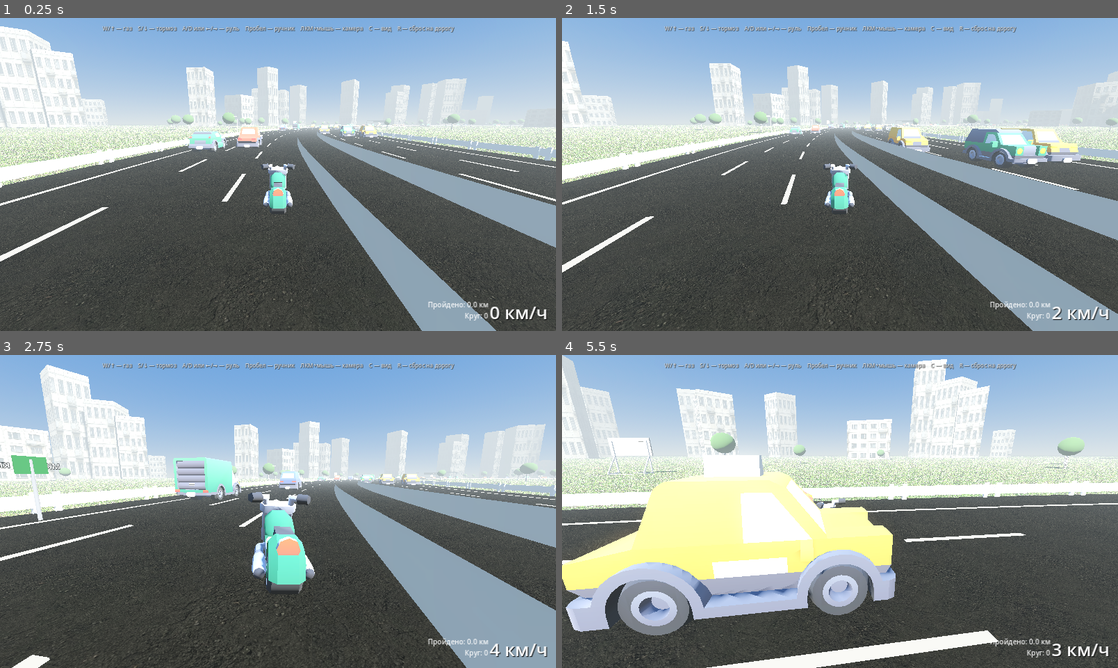
Above: before the commit, frames 1-4 (two rows, left to right).
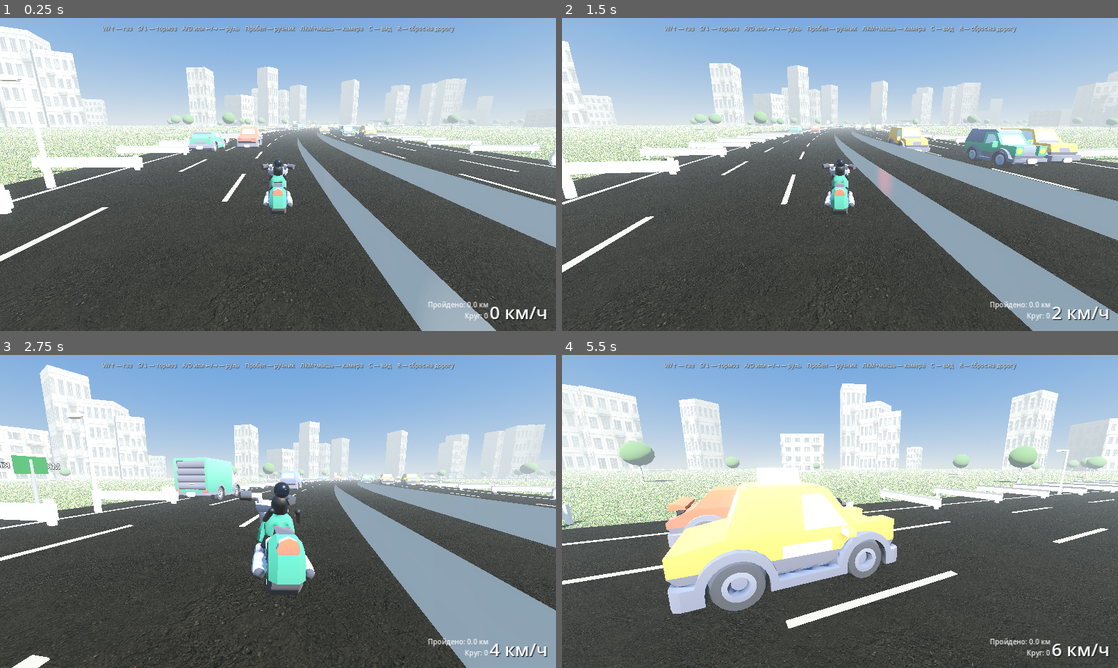
Above: after the commit, the same moments.

Repository: Korimuspast1/pr
Game: Godot game, scene res://scenes/Main.tscn
Same seed, same stepped clock (60 frames per second), same inputs: the game is played once before the commit and once after it.
Inputs (mouse positions are in pixels of both pictures, inside the frame that each line leads up to):
- Up to frame 1 (0.25 s): no input
- Up to frame 2 (1.5 s): move the mouse to (962, 158) at 0.52 s; press the mouse at (962, 158) at 0.53 s; hold Right (steer_right) 0.53-1.28 s; move the mouse to (728, 190) at 1.27 s; release the mouse at (728, 190) at 1.28 s; hold Down (brake) from 1.28 s (still down); tap Up (throttle) at 1.35 s
- Up to frame 3 (2.75 s): move the mouse to (333, 442) at 2.02 s; release Down (brake) at 2.03 s; hold Right (steer_right) from 2.03 s (still down); tap C (toggle_camera) at 2.1 s
- Up to frame 4 (5.5 s): move the mouse to (812, 574) at 2.77 s; click (812, 574) at 2.85 s; move the mouse to (1006, 558) at 3.52 s; release Right (steer_right) at 3.53 s; hold Up (throttle) 3.53-4.28 s; hold Left (steer_left) 3.53-5.03 s; move the mouse to (673, 464) at 4.27 s; tap C (toggle_camera) at 4.35 s; move the mouse to (867, 511) at 5.02 s; press the mouse at (867, 511) at 5.03 s; hold Down (brake) from 5.03 s (still down)

The runs differ from the first frame. In frame 1, 2.3% of the frame differs, in the area x 0-100%, y 18-63%; in frame 2, 2.0%; in frame 3, 2.6%; in frame 4, 43%, in the area x 0-100%, y 0-100%.
Error before the commit: Cannot call method 'get_node' on a null value. (res://scripts/motorcycle.gd:87)

Commit message:
Fix runtime errors + all editor warnings from Godot 4.7.2 output panel
Errors (crash-level):
- motorcycle.gd _build_model(): get_node("wheel-back"/"wheel-front"/"body")
  failed because Godot's glTF importer wraps the model in an extra root
  node named after the glTF scene ("vehicle-motorcycle"), so those nodes
  are one level deeper than a direct child lookup expects. Switched to
  find_child(..., recursive=true, owned=false) which finds them regardless
  of nesting depth, plus null-safe stub-node fallbacks so a future import
  format change degrades gracefully instead of crashing with
  'Cannot call method get_node on a null value'.
- road_builder.gd _load_asset_mesh(): reading mi.global_transform on a
  PackedScene instance that was never added to the scene tree hit Godot's
  '!is_inside_tree()' guard and silently returned identity, logged as an
  error. Replaced with a manual _local_transform_between() that composes
  the local .transform of each Node3D up the parent chain, which works
  without the node being in the tree.

Warnings (from the Godot 'Ошибки' panel):
- game_manager.gd: removed 'static' from ring_point/ring_tangent/angle_of/
  radius_of — they are only ever called through the Game autoload
  instance, which Godot flags as 'static function ... called from an
  instance'.
- road_builder.gd: renamed 4 local 'basis' variables that shadowed the
  built-in Node3D.basis property, renamed local 'sign' (shadowed the
  built-in sign() function) to 'sign_mesh', removed the unused 'light_mat'
  and 'radial' locals.
- main.gd: unused _spawn_camera parameter renamed to _player.
- motorcycle.gd: unused _build_rider parameter renamed to _mat_seat.

Re-verified: gdlint now reports 0 unused-argument / static-call findings
(only pre-existing style-only line-length/definition-order items remain,
which are not things Godot's own editor/parser flags); manual audit of
balanced brackets/braces across all 7 .gd files passed.

Co-authored-by: arena-agent <297053741+arena-agent@users.noreply.github.com>

Diff:
--- a/mkad_moto_game/scripts/game_manager.gd
+++ b/mkad_moto_game/scripts/game_manager.gd
@@ -39,21 +39,21 @@
 # ---------------------------------------------------------------------------
 
 ## Точка на окружности заданного радиуса под углом theta (XZ-плоскость).
-static func ring_point(theta: float, radius: float) -> Vector3:
+func ring_point(theta: float, radius: float) -> Vector3:
 	return Vector3(cos(theta) * radius, 0.0, sin(theta) * radius)
 
 ## Касательная (направление движения) в точке кольца.
 ## direction: 1 = против часовой (увеличение theta), -1 = по часовой.
-static func ring_tangent(theta: float, direction: int) -> Vector3:
+func ring_tangent(theta: float, direction: int) -> Vector3:
 	var t := Vector3(-sin(theta), 0.0, cos(theta))
 	return t.normalized() * sign(direction)
 
 ## Радиальный угол точки в мировых координатах XZ.
-static func angle_of(pos: Vector3) -> float:
+func angle_of(pos: Vector3) -> float:
 	return atan2(pos.z, pos.x)
 
 ## Расстояние от центра кольца (по плоскости XZ).
-static func radius_of(pos: Vector3) -> float:
+func radius_of(pos: Vector3) -> float:
 	return Vector2(pos.x, pos.z).length()
 
 func reset_player_stats() -> void:
--- a/mkad_moto_game/scripts/main.gd
+++ b/mkad_moto_game/scripts/main.gd
@@ -87,7 +87,7 @@
 	bike.look_at(bike.global_position + tangent, Vector3.UP)
 	return bike
 
-func _spawn_camera(player: Node3D) -> void:
+func _spawn_camera(_player: Node3D) -> void:
 	var rig := Node3D.new()
 	rig.name = "ChaseCamera"
 	rig.set_script(load("res://scripts/chase_camera.gd"))
--- a/mkad_moto_game/scripts/motorcycle.gd
+++ b/mkad_moto_game/scripts/motorcycle.gd
@@ -81,10 +81,30 @@
 	# -Z, поэтому разворачиваем модель на 180°, чтобы фара/вилка были спереди.
 	moto_instance.rotation_degrees.y = 180.0
 
-	rear_wheel_pivot = moto_instance.get_node("wheel-back")
-	front_wheel_roll = moto_instance.get_node("wheel-front")
-	var body_node: Node3D = moto_instance.get_node("body")
-	front_fork_pivot = body_node.get_node("fork")
+	# Импортированный glTF оборачивает узлы модели в дополнительный корневой
+	# узел (по имени сцены), поэтому ищем "wheel-back"/"wheel-front"/"body"/
+	# "fork" рекурсивно по всему поддереву, а не как прямых потомков —
+	# это устойчиво к точной глубине вложенности после импорта в Godot.
+	rear_wheel_pivot = moto_instance.find_child("wheel-back", true, false) as Node3D
+	front_wheel_roll = moto_instance.find_child("wheel-front", true, false) as Node3D
+	var body_node: Node3D = moto_instance.find_child("body", true, false) as Node3D
+	if body_node:
+		front_fork_pivot = body_node.find_child("fork", true, false) as Node3D
+	# Защита: если формат импорта вдруг изменится и узлы не найдутся —
+	# не падаем с ошибкой null, а используем пустые узлы-заглушки, чтобы
+	# анимация руля/колёс просто ничего не вращала.
+	if rear_wheel_pivot == null:
+		push_warning("motorcycle.gd: узел 'wheel-back' не найден в GLB, использую заглушку")
+		rear_wheel_pivot = Node3D.new()
+		moto_instance.add_child(rear_wheel_pivot)
+	if front_wheel_roll == null:
+		push_warning("motorcycle.gd: узел 'wheel-front' не найден в GLB, использую заглушку")
+		front_wheel_roll = Node3D.new()
+		moto_instance.add_child(front_wheel_roll)
+	if front_fork_pivot == null:
+		push_warning("motorcycle.gd: узел 'fork' не найден в GLB, использую заглушку")
+		front_fork_pivot = Node3D.new()
+		moto_instance.add_child(front_fork_pivot)
 
 	# --- Функциональные источники света (фара / стоп-сигнал) ---
 	headlight = SpotLight3D.new()
@@ -125,7 +145,7 @@
 	# наездника поверх готовой модели байка.
 	_build_rider(mat_suit, mat_seat)
 
-func _build_rider(mat_suit: Material, mat_helmet: Material) -> void:
+func _build_rider(mat_suit: Material, _mat_seat: Material) -> void:
 	var mat_skin := StandardMaterial3D.new()
 	mat_skin.albedo_color = Color(0.82, 0.66, 0.55)
 
--- a/mkad_moto_game/scripts/road_builder.gd
+++ b/mkad_moto_game/scripts/road_builder.gd
@@ -160,8 +160,8 @@
 			var theta := TAU * float(i) / float(count)
 			var pos := Vector3(cos(theta) * r, 0.08, sin(theta) * r)
 			var tangent := Vector3(-sin(theta), 0.0, cos(theta))
-			var basis := Basis.looking_at(tangent, Vector3.UP)
-			mm.set_instance_transform(i, Transform3D(basis, pos))
+			var inst_basis := Basis.looking_at(tangent, Vector3.UP)
+			mm.set_instance_transform(i, Transform3D(inst_basis, pos))
 		var mmi := MultiMeshInstance3D.new()
 		mmi.multimesh = mm
 		mmi.material_override = white if dashed else white
@@ -210,6 +210,20 @@
 			return r
 	return null
 
+## Composed local transform from "root" down to "target" by multiplying
+## each Node3D's own .transform along the parent chain. Используем это
+## вместо .global_transform, потому что инстанс ассета ещё не добавлен
+## в дерево сцены (global_transform в этом случае недоступен и Godot
+## печатает ошибку "!is_inside_tree()").
+func _local_transform_between(root: Node, target: Node) -> Transform3D:
+	var xform := Transform3D.IDENTITY
+	var n := target
+	while n != null and n != root:
+		if n is Node3D:
+			xform = (n as Node3D).transform * xform
+		n = n.get_parent()
+	return xform
+
 func _load_asset_mesh(path: String) -> Dictionary:
 	var packed: PackedScene = load(path)
 	if packed == null:
@@ -219,7 +233,7 @@
 	var result := {}
 	if mi and mi.mesh:
 		result["mesh"] = mi.mesh
-		result["xform"] = mi.global_transform
+		result["xform"] = _local_transform_between(inst, mi)
 	inst.free()
 	return result
 
@@ -276,7 +290,6 @@
 	mmi.multimesh = mm
 	add_child(mmi)
 
-	var light_mat := StandardMaterial3D.new()
 	# Точечные фонари для ночной атмосферы (недорого — общий OmniLight с широким радиусом мог бы
 	# быть тяжёлым при полусотне штук, поэтому используем только каждый 3-й фонарь).
 	for i in range(0, count, 3):
@@ -326,7 +339,6 @@
 		var theta := TAU * float(g) / float(gantry_count) + 0.35
 		var pos := Game.ring_point(theta, Game.RING_RADIUS)
 		var tangent := Game.ring_tangent(theta, 1)
-		var radial := Vector3(cos(theta), 0, sin(theta))
 
 		var root := Node3D.new()
 		root.position = pos
@@ -352,13 +364,13 @@
 		beam.position = Vector3(0, clearance, 0)
 		root.add_child(beam)
 
-		var sign := MeshInstance3D.new()
+		var sign_mesh := MeshInstance3D.new()
 		var sign_box := BoxMesh.new()
 		sign_box.size = Vector3(span * 0.55, 1.7, 0.08)
-		sign.mesh = sign_box
-		sign.material_override = sign_mat
-		sign.position = Vector3(0, clearance - 1.0, 0.25)
-		root.add_child(sign)
+		sign_mesh.mesh = sign_box
+		sign_mesh.material_override = sign_mat
+		sign_mesh.position = Vector3(0, clearance - 1.0, 0.25)
+		root.add_child(sign_mesh)
 
 		var label := Label3D.new()
 		label.text = "МКАД"
@@ -444,8 +456,8 @@
 		var d := _rng.randf_range(16.0, 34.0)
 		var h := _rng.randf_range(18.0, 90.0)
 		var pos := Vector3(cos(theta) * r, h * 0.5, sin(theta) * r)
-		var basis := Basis(Vector3.UP, _rng.randf_range(0, TAU)).scaled(Vector3(w, h, d))
-		mm.set_instance_transform(i, Transform3D(basis, pos))
+		var inst_basis := Basis(Vector3.UP, _rng.randf_range(0, TAU)).scaled(Vector3(w, h, d))
+		mm.set_instance_transform(i, Transform3D(inst_basis, pos))
 
 	var mmi := MultiMeshInstance3D.new()
 	mmi.multimesh = mm
@@ -465,8 +477,8 @@
 		var d := _rng.randf_range(14.0, 26.0)
 		var h := _rng.randf_range(14.0, 60.0)
 		var pos := Vector3(cos(theta) * r, h * 0.5, sin(theta) * r)
-		var basis := Basis(Vector3.UP, _rng.randf_range(0, TAU)).scaled(Vector3(w, h, d))
-		mm2.set_instance_transform(i, Transform3D(basis, pos))
+		var inst_basis := Basis(Vector3.UP, _rng.randf_range(0, TAU)).scaled(Vector3(w, h, d))
+		mm2.set_instance_transform(i, Transform3D(inst_basis, pos))
 	var mmi2 := MultiMeshInstance3D.new()
 	mmi2.multimesh = mm2
 	mmi2.material_override = mat
@@ -541,8 +553,8 @@
 		var r: float = placements[i].y
 		var pos := Vector3(cos(theta) * r, 0.0, sin(theta) * r)
 		var s := _rng.randf_range(0.8, 1.4)
-		var basis := Basis(Vector3.UP, _rng.randf_range(0, TAU)).scaled(Vector3.ONE * s)
-		mm.set_instance_transform(i, Transform3D(basis, pos))
+		var inst_basis := Basis(Vector3.UP, _rng.randf_range(0, TAU)).scaled(Vector3.ONE * s)
+		mm.set_instance_transform(i, Transform3D(inst_basis, pos))
 
 	var mmi := MultiMeshInstance3D.new()
 	mmi.multimesh = mm
